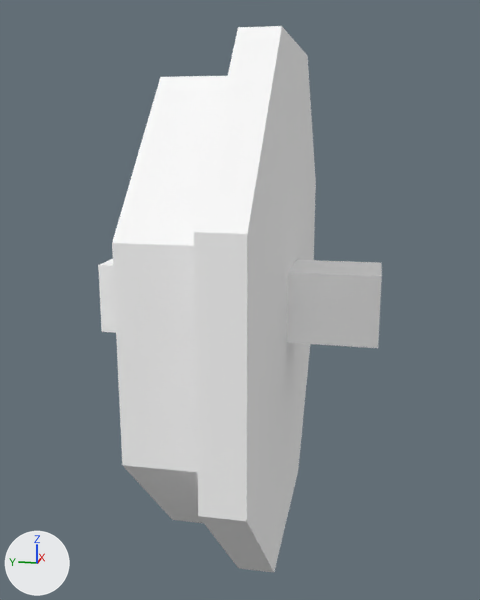
Before and after pictures for a commit that changed the OBJ model src/main/resources/assets/loconautics/models/item/train_wheel/wheel.obj.
The view is the same before and after, from a 50 mm lens placed at (-1.84, -0.964, 1.45), pointed at (0.497, -0.496, 0.865). The axes (+X, +Y, +Z) are drawn at lower left. The lights are the same throughout. The first picture is the older version. Where no turn or scale is listed for an object, it has been applied to the vertices.

The older version as bpy lines, for what is in view:
```python
me_cylinder00 = bpy.data.meshes.new('cylinder00')
me_cylinder00.from_pydata(...)  # an 8-sided cylinder along y spanning x -0.25..1.25, y -0.56..-0.31, z 0.13..1.62
me_cylinder00.materials.append(mat_0)  # its picture is missing
me_cylinder11 = bpy.data.meshes.new('cylinder11')
me_cylinder11.from_pydata(...)  # an 8-sided cylinder along y spanning x -0.38..1.38, y -0.69..-0.56, z 0.0..1.75
me_cylinder11.materials.append(mat_0)  # its picture is missing
me_shaft = bpy.data.meshes.new('shaft')
me_shaft.from_pydata([(0.375, -1.0, 0.75), (0.625, -1.0, 0.75), (0.625, -1.0, 1.0), (0.375, -1.0, 1.0), (0.625, 0.0, 0.75), (0.375, 0.0, 0.75), (0.375, 0.0, 1.0), (0.625, 0.0, 1.0)], [], [(0, 1, 2, 3), (4, 5, 6, 7), (1, 4, 7, 2), (5, 0, 3, 6), (3, 2, 7, 6), (5, 4, 1, 0)])
for i in [*range(2, 6)]: me_shaft.polygons[i].material_index = 1
me_shaft.materials.append(mat_2)  # its picture is missing
me_shaft.materials.append(mat_1)  # its picture is missing
ob_cylinder00 = bpy.data.objects.new('cylinder00', me_cylinder00)
ob_cylinder00.location = (0.0, 0.0, 0.0)
ob_cylinder11 = bpy.data.objects.new('cylinder11', me_cylinder11)
ob_cylinder11.location = (0.0, 0.0, 0.0)
ob_shaft = bpy.data.objects.new('shaft', me_shaft)
ob_shaft.location = (0.0, 0.0, 0.0)
```
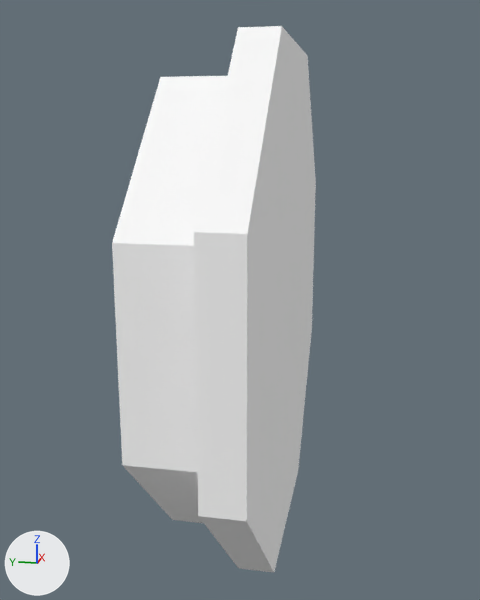
The newer file is also turned or shifted as a whole; pictures and numbers use the older file's frame.

What differs and where, as boxes [x1, y1, x2, y2] in the pictures (480 x 600 px):
'shaft', deleted: before [98, 259, 382, 348]

The change, as a diff of the scene's bpy script:
```diff
--- a/src/main/resources/assets/loconautics/models/item/train_wheel/wheel.obj.py
+++ b/src/main/resources/assets/loconautics/models/item/train_wheel/wheel.obj.py
@@ ob_shaft @@
-ob_shaft = bpy.data.objects.new('shaft', me_shaft)
-ob_shaft.location = (0.0, 0.0, 0.0)
```
